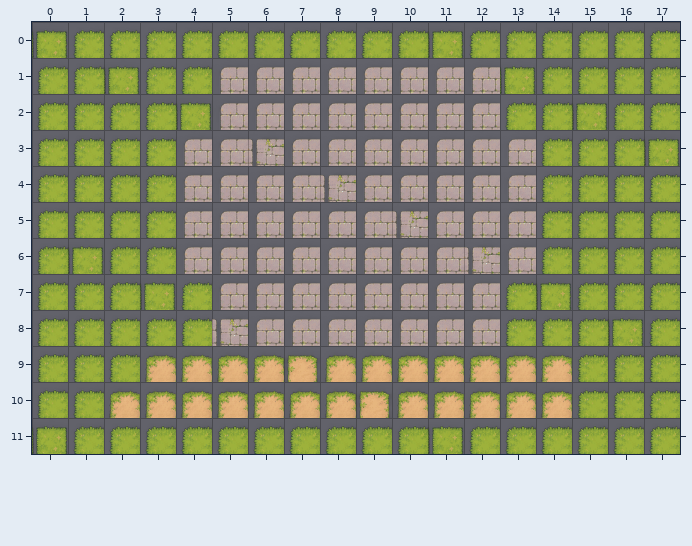
A Tiled map gets an edit: maps/lighthouse_courtyard.tmx. The picture above is the old version.
Cells are 56x56 px. Shown: x 0..17, y 0..11.
New version:
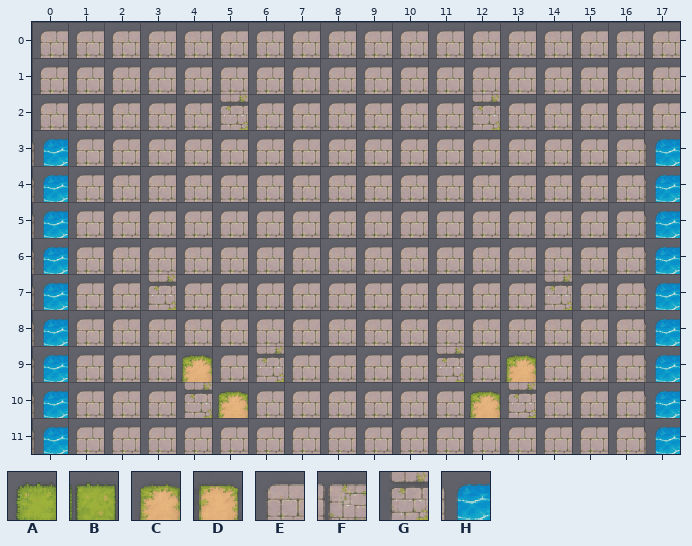
Key: from "MistIsleTerrain": A 0, B 1, C 12, D 13, E 24, F 25, G 28, H 36.
_ is an empty cell.
Tiles replaced or removed in this view: A, B, C, D, E, F.
See-through tiles are keyed as they look on the map.
From old to new:
Changed rows in their new state; . is an unchanged cell.
Layer "Ground":
first column x 0:
 0 EEEEEEEEEEEEEEEEEE
 1 EEEEE........EEEEE
 2 EEEEEG......GEEEEE
 3 HEEE..E.......EEEH
 4 HEEE....E.....EEEH
 5 HEEE......E...EEEH
 6 HEEE........E.EEEH
 7 HEEGE........EGEEH
 8 HEEEEE.......EEEEH
 9 HEEE.EGEEEEGE.EEEH
10 HEEEG.EEEEEE.GEEEH
11 HEEEEEEEEEEEEEEEEH
